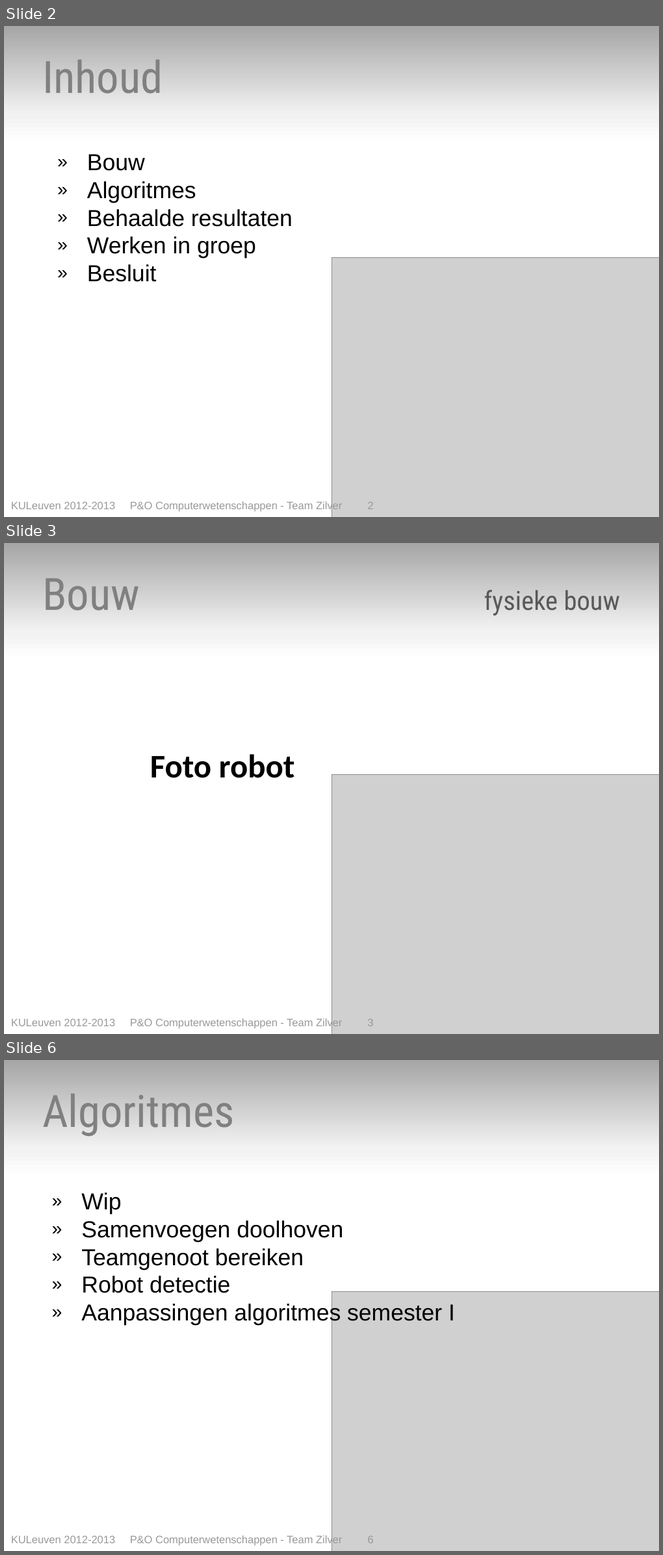
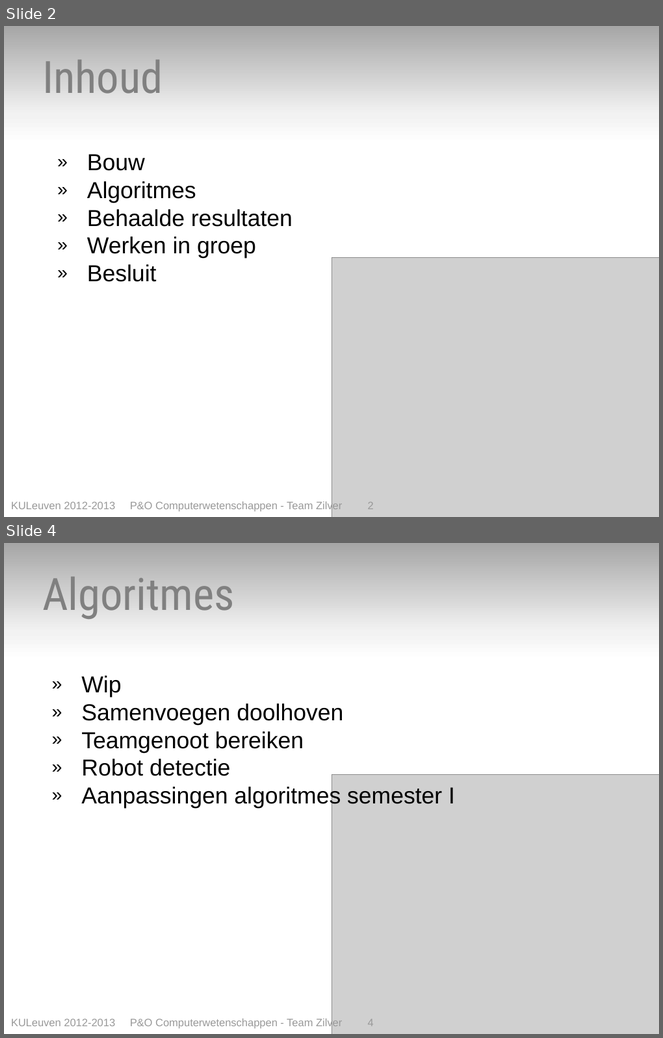
Before and after one commit to toonn/SilverSurfer, a slide deck: SilverSurferVerslag/Presentatie/Presentatie eindverslag - team zilver.pptx. Shown one above the other, each under a label of ours: slides 2, 3 and 6 before the commit, slides 2 and 4 after it; the slides between them are not shown. The pictures are 663x1555 and 663x1038 pixels, drawn with LibreOffice and Linux fonts; fonts in the diff are those of the drawing; grey boxes stand for pictures. Boxes give left, top, right and bottom in pixels: in the first picture for what was removed or moved away, otherwise in the second. Text is boxed around its words. In the diff, an @@ line names an element or a change of style, - is before the commit and + after.

```diff
--- a/SilverSurferVerslag/Presentatie/Presentatie eindverslag - team zilver.pptx
+++ b/SilverSurferVerslag/Presentatie/Presentatie eindverslag - team zilver.pptx
@@ slide 3 removed at [4,543,659,1034], background gradient #A6A6A6 to #F2F2F2 to #FFFFFF @@
@@ text removed at [42,578,620,616] @@
-Bouw fysieke bouw
@@ text removed at [150,754,295,778] @@
-Foto robot
@@ picture removed at [332,775,659,1034] @@
@@ text removed at [11,1018,374,1029] @@
-KULeuven 2012-2013 P&O Computerwetenschappen - Team Zilver 3
@@ what was slide 6 is now slide 4 @@
@@ text at [11,1018,374,1029]: text changed @@
-KULeuven 2012-2013 P&O Computerwetenschappen - Team Zilver 6
+KULeuven 2012-2013 P&O Computerwetenschappen - Team Zilver 4
```
Also in this commit, not shown: 7 slides changed, 3 slides added, 2 other slides removed.
